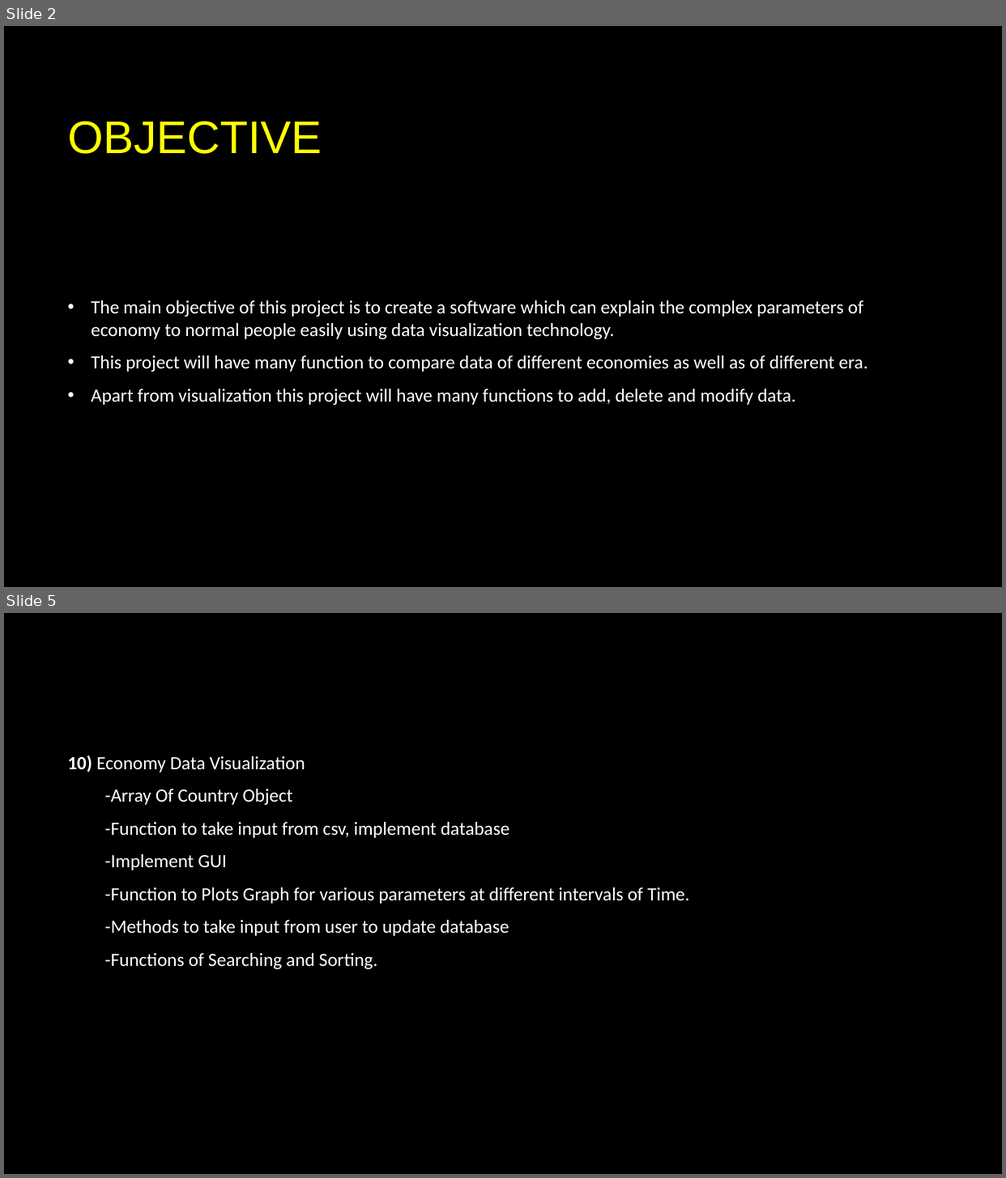
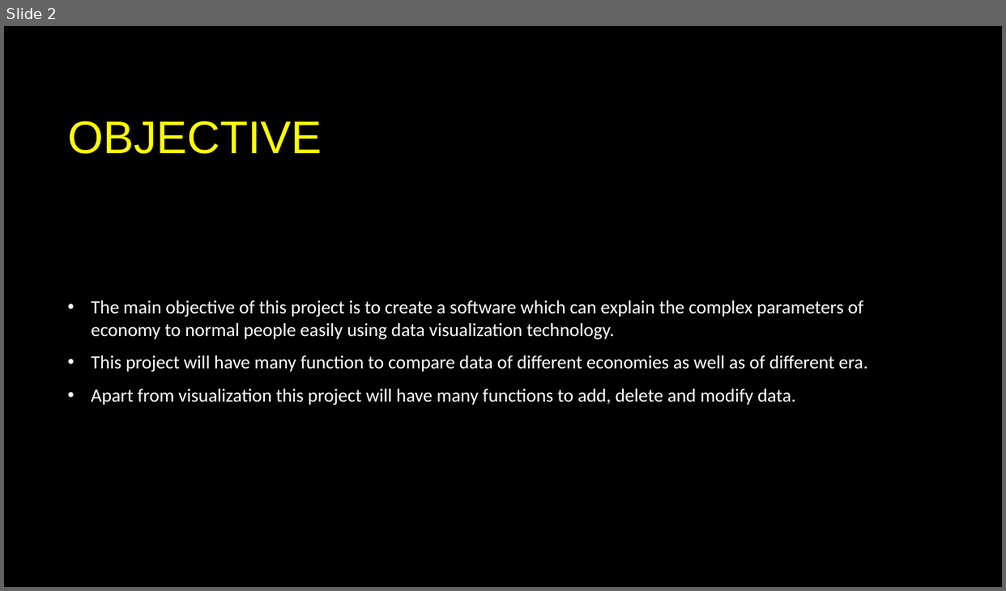
Before and after one commit to AvatarAarav/Economy_Data_Visualization, a slide deck: Presentation/Economy_Data_Visualizaton_Presentation.pptx. Shown one above the other, each under a label of ours: slides 2 and 5 before the commit, slide 2 after it; the slides between them are not shown. The pictures are 1006x1178 and 1006x591 pixels, drawn with LibreOffice and Linux fonts; fonts in the diff are those of the drawing; background and template pictures are left out. Boxes give left, top, right and bottom in pixels: in the first picture for what was removed or moved away, otherwise in the second. Text is boxed around its words. In the diff, an @@ line names an element or a change of style, - is before the commit and + after.

```diff
--- a/Presentation/Economy_Data_Visualizaton_Presentation.pptx
+++ b/Presentation/Economy_Data_Visualizaton_Presentation.pptx
@@ slide 5 removed at (x1=4, y1=613, x2=1002, y2=1174), background picture (left out) @@
@@ text removed at (x1=68, y1=756, x2=689, y2=969) @@
-10) Economy Data Visualization
--Array Of Country Object
--Function to take input from csv, implement database
--Implement GUI
--Function to Plots Graph for various parameters at different intervals of Time.
--Methods to take input from user to update database
--Functions of Searching and Sorting.
```
Also in this commit, not shown: 1 slide changed, 6 slides added, 4 other slides removed, 5 other files.
